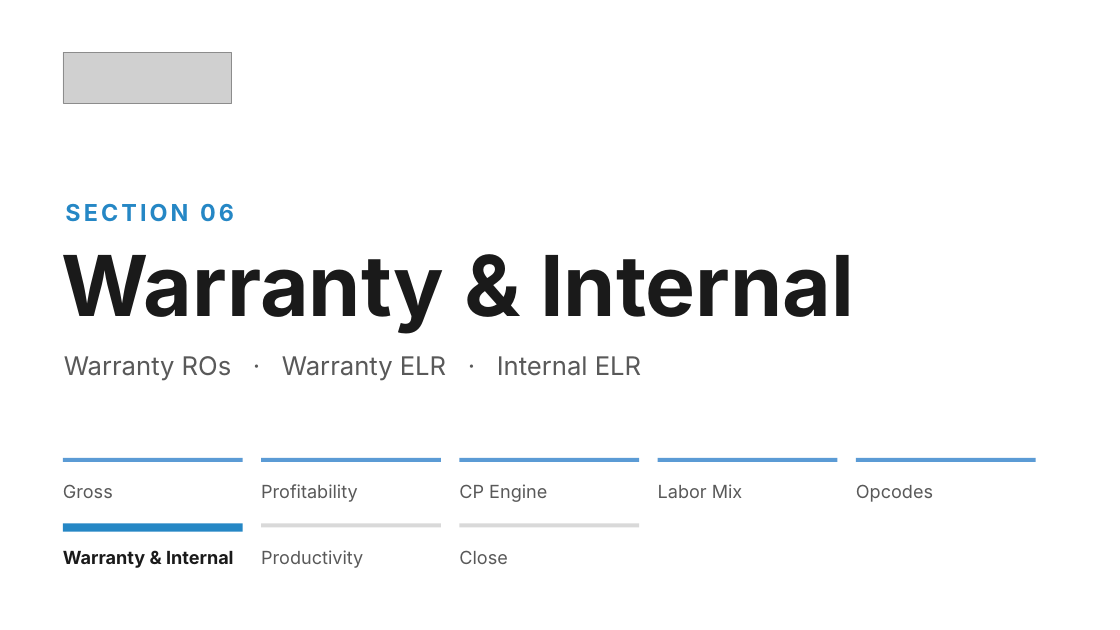
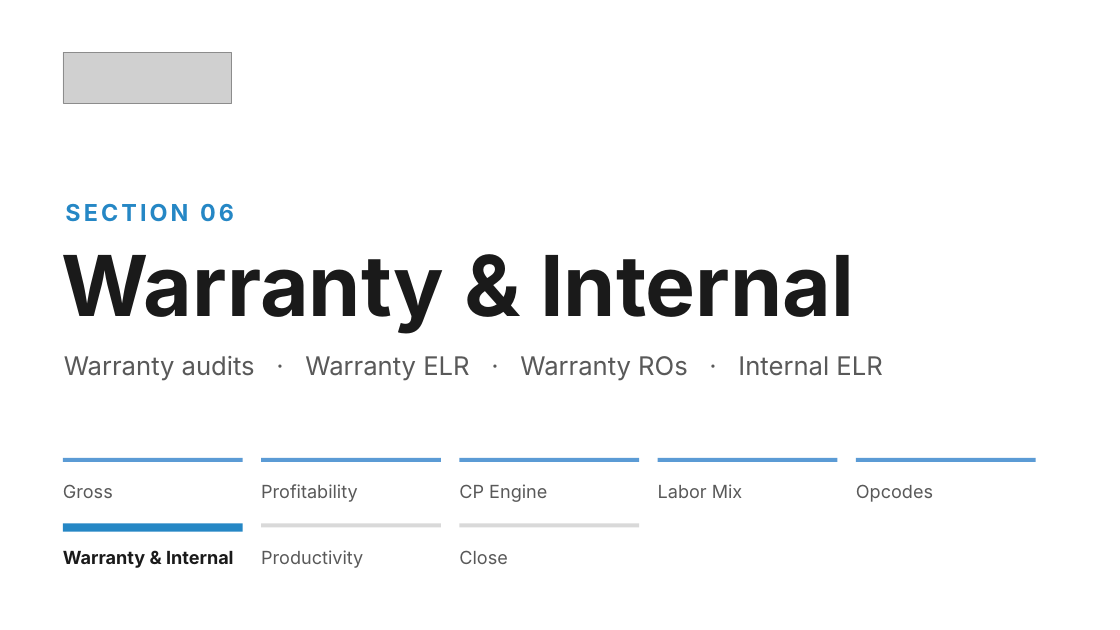
Before and after one commit to Ndresner/Noah, a slide deck: slide 104 of day2-deck/decks/Fixed Ops - Day 2 Example Test Deck.pptx. Drawn at 1120x630 pixels with LibreOffice and Linux fonts; fonts in the diff are those of the drawing; grey boxes stand for pictures. Boxes give left, top, right and bottom in pixels: in the first picture for what was removed or moved away, otherwise in the second. Text is boxed around its words. In the diff, an @@ line names an element or a change of style, - is before the commit and + after.

```diff
--- a/day2-deck/decks/Fixed Ops - Day 2 Example Test Deck.pptx
+++ b/day2-deck/decks/Fixed Ops - Day 2 Example Test Deck.pptx
@@ text at bbox=[64, 356, 882, 380]: text changed @@
-Warranty ROs · Warranty ELR · Internal ELR
+Warranty audits · Warranty ELR · Warranty ROs · Internal ELR
```
Also in this commit, not shown: 8 other slides changed, 2 slides added, 14 other files.
